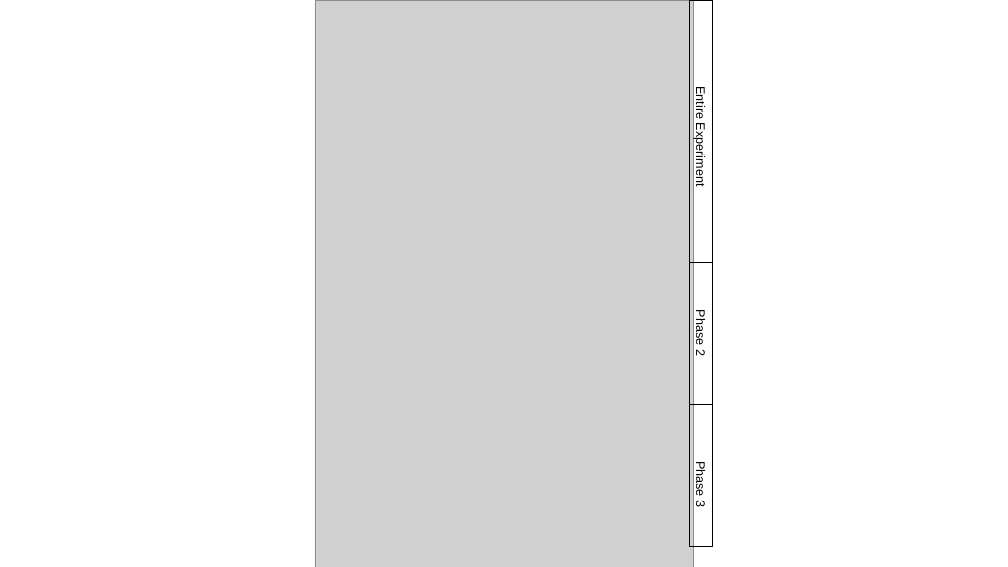
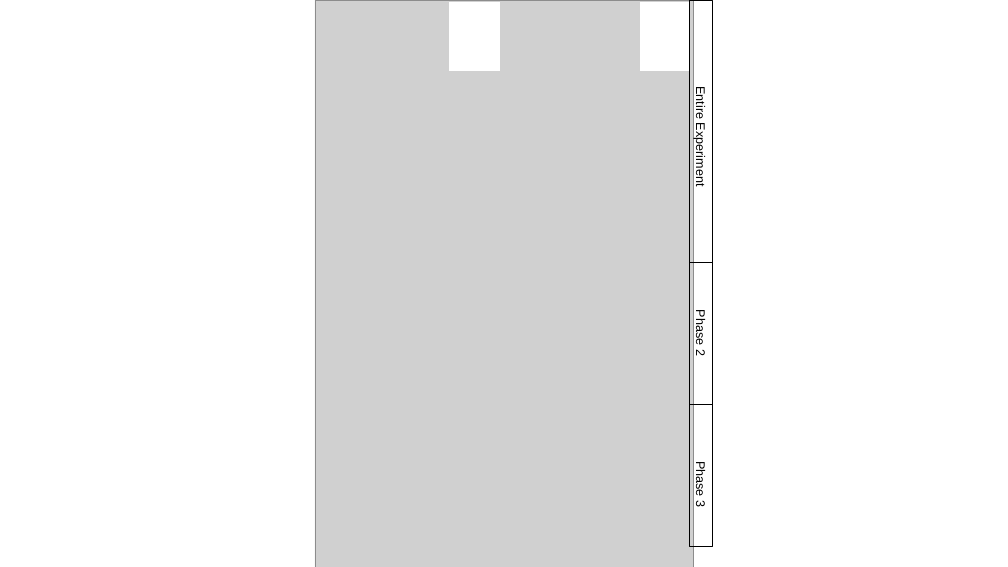
Before and after one commit to mgree013/Protist_Network, a slide deck: slide 1 of Figs/Presentation2.pptx. Drawn at 1008x567 pixels with LibreOffice and Linux fonts; fonts in the diff are those of the drawing; grey boxes stand for pictures. Boxes give left, top, right and bottom in pixels: in the first picture for what was removed or moved away, otherwise in the second. Text is boxed around its words. In the diff, an @@ line names an element or a change of style, - is before the commit and + after.

```diff
--- a/Figs/Presentation2.pptx
+++ b/Figs/Presentation2.pptx
@@ rectangle added at (x1=450, y1=3, x2=499, y2=70), fill #FFFFFF, outline #FFFFFF 1 pt @@
@@ rectangle added at (x1=640, y1=3, x2=690, y2=70), fill #FFFFFF, outline #FFFFFF 1 pt @@
```
Also in this commit, not shown: 3 other files.
